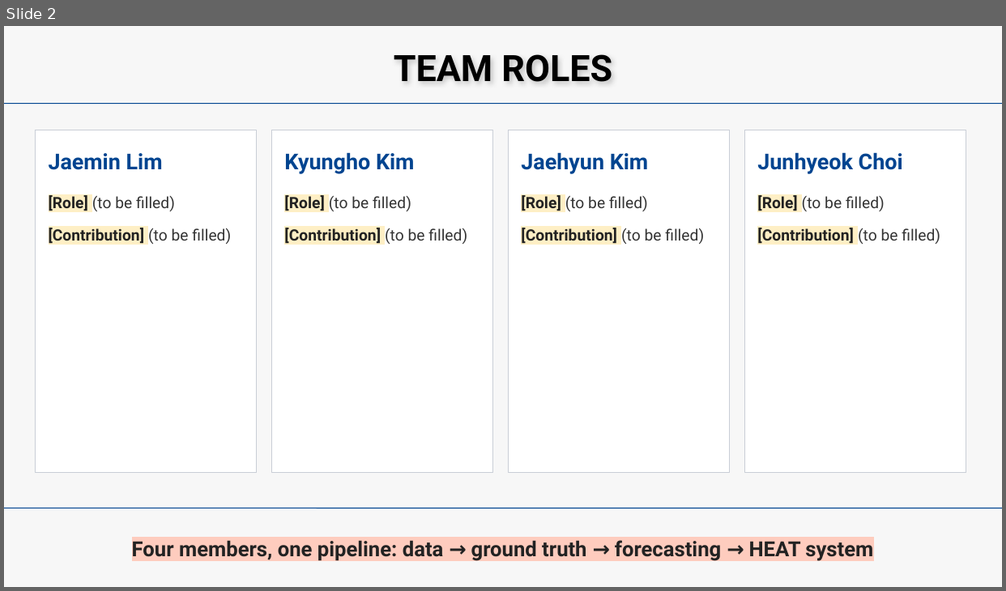
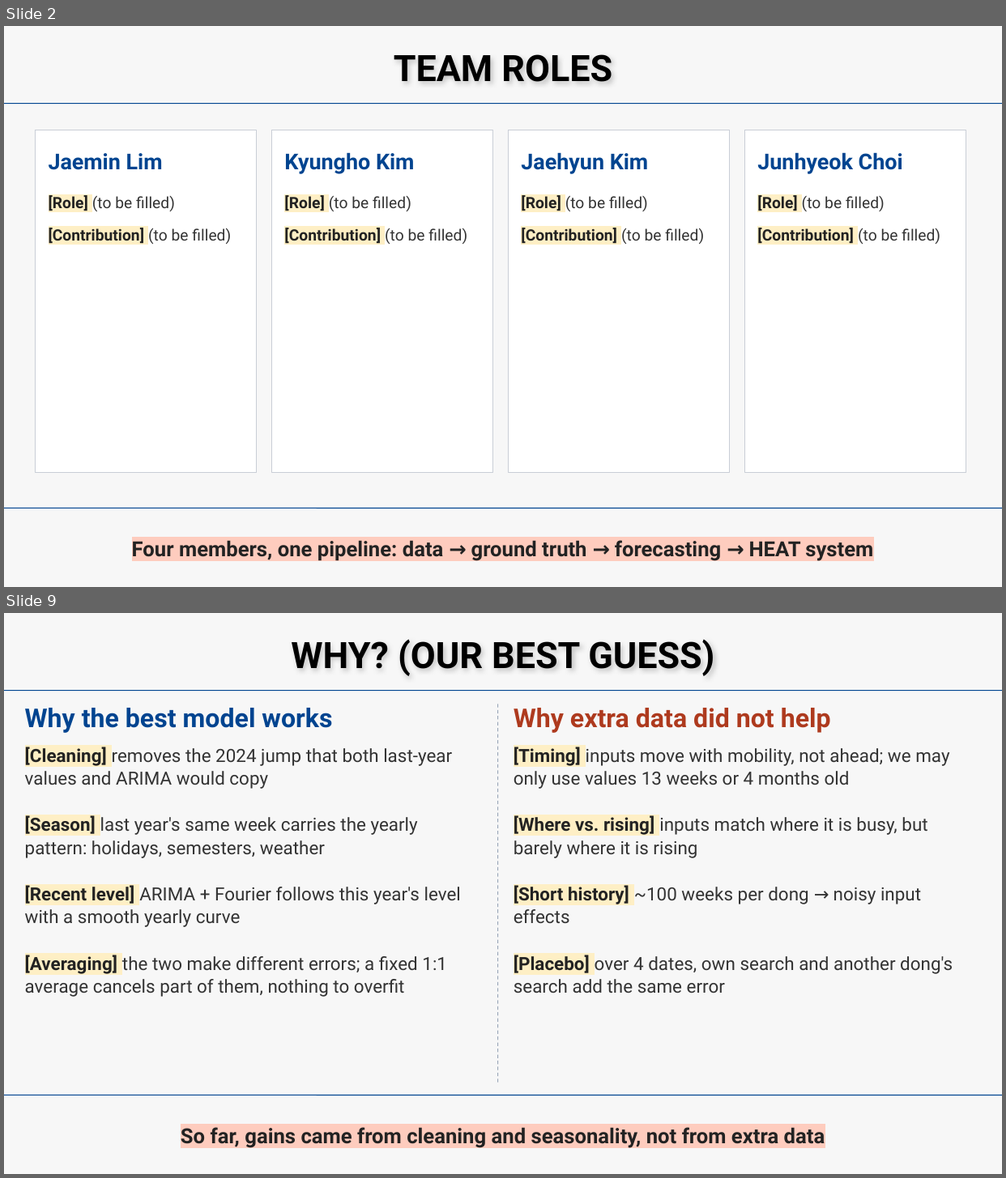
Before and after one commit to beblack127/HEAT, a slide deck: reports/gt_midterm/slides/HEAT_midterm.pptx. Shown one above the other, each under a label of ours: slide 2 before the commit, slides 2 and 9 after it; the slides between them are not shown. The pictures are 1006x591 and 1006x1178 pixels, drawn with LibreOffice and Linux fonts; fonts in the diff are those of the drawing. Boxes give left, top, right and bottom in pixels: in the first picture for what was removed or moved away, otherwise in the second. Text is boxed around its words. In the diff, an @@ line names an element or a change of style, - is before the commit and + after.

```diff
--- a/reports/gt_midterm/slides/HEAT_midterm.pptx
+++ b/reports/gt_midterm/slides/HEAT_midterm.pptx
@@ slide 9 added at [4, 613, 1002, 1174], background #F7F7F7 @@
@@ text added at [291, 639, 714, 676], 52.5 pt, text #000000, bold @@
+WHY? (OUR BEST GUESS)
@@ line added from (4, 690) to (1002, 690), #004490 1.25 pt @@
@@ text added at [25, 708, 332, 733], 37.5 pt, text #004490, bold @@
+Why the best model works
@@ line added from (498, 704) to (498, 1084), #9AA6B8 1.25 pt dashed @@
@@ text added at [513, 708, 831, 733], 37.5 pt, text #AE3A1E, bold @@
+Why extra data did not help
@@ text added at [25, 747, 461, 997], 26.2 pt, text #333333 @@
+[Cleaning] removes the 2024 jump that both last-year values and ARIMA would copy
+[Season] last year's same week carries the yearly pattern: holidays, semesters, weather
+[Recent level] ARIMA + Fourier follows this year's level with a smooth yearly curve
+[Averaging] the two make different errors; a fixed 1:1 average cancels part of them, nothing to overfit
@@ text added at [513, 747, 953, 993], 26.2 pt, text #333333 @@
+[Timing] inputs move with mobility, not ahead; we may only use values 13 weeks or 4 months old
+[Where vs. rising] inputs match where it is busy, but barely where it is rising
+[Short history] ~100 weeks per dong → noisy input effects
+[Placebo] over 4 dates, own search and another dong's search add the same error
@@ line added from (4, 1096) to (1002, 1096), #004490 1.25 pt @@
@@ text added at [181, 1127, 825, 1148], 30 pt, text #222222, bold @@
+So far, gains came from cleaning and seasonality, not from extra data
```
Also in this commit, not shown: 6 slides changed, 3 other slides added, 4 slides removed, 13 other files.
